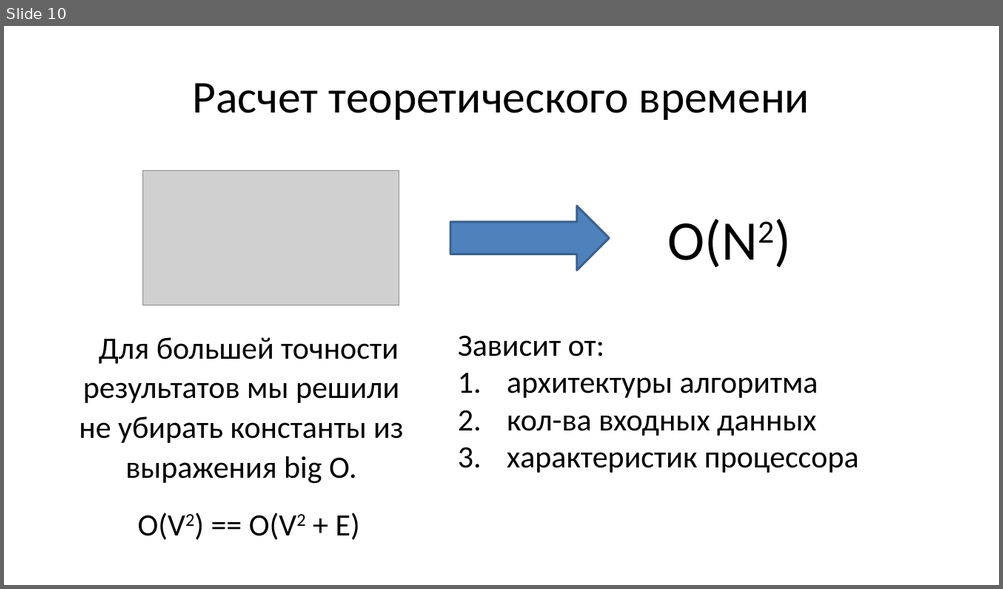
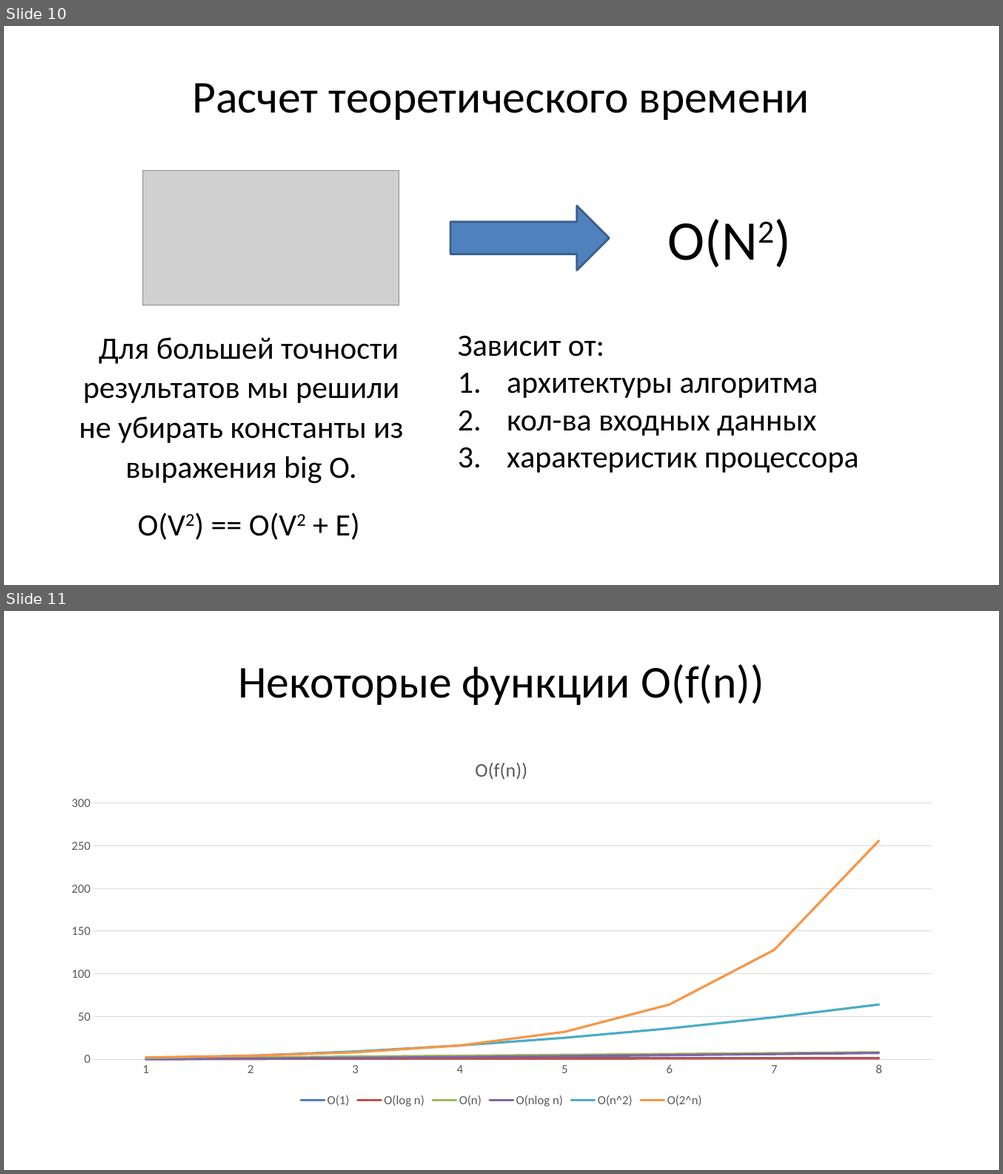
Before and after one commit to daniil00t/graph2.0, a slide deck: Issledovatelskaya_rabota.pptx. Shown one above the other, each under a label of ours: slide 10 before the commit, slides 10 and 11 after it. The pictures are 1003x589 and 1003x1174 pixels, drawn with LibreOffice and Linux fonts; fonts in the diff are those of the drawing; grey boxes stand for pictures. Boxes give left, top, right and bottom in pixels: in the first picture for what was removed or moved away, otherwise in the second. Text is boxed around its words. In the diff, an @@ line names an element or a change of style, - is before the commit and + after.

```diff
--- a/Issledovatelskaya_rabota.pptx
+++ b/Issledovatelskaya_rabota.pptx
@@ slide 11 added at (x1=4, y1=611, x2=999, y2=1170), background #FFFFFF @@
@@ title added at (x1=238, y1=664, x2=765, y2=705), 44 pt, text #000000 @@
+Некоторые функции O(f(n))
@@ line chart added at (x1=54, y1=741, x2=949, y2=1111) @@
+title "O(f(n)) "
+categories: 1, 2, 3, 4, 5, 6, 7, 8
+O(1): 1, 1, 1, 1, 1, 1, 1, 1
+O(log n): 0, 0, 0, 1, 1, 1, 1, 1
+O(n): 1, 2, 3, 4, 5, 6, 7, 8
+O(nlog n): 0, 1, 1, 2, 3, 5, 6, 7
+O(n^2): 1, 4, 9, 16, 25, 36, 49, 64
+O(2^n): 2, 4, 8, 16, 32, 64, 128, 256
```
Also in this commit, not shown: 1 slide changed, 6 other slides added, 5 other files.
